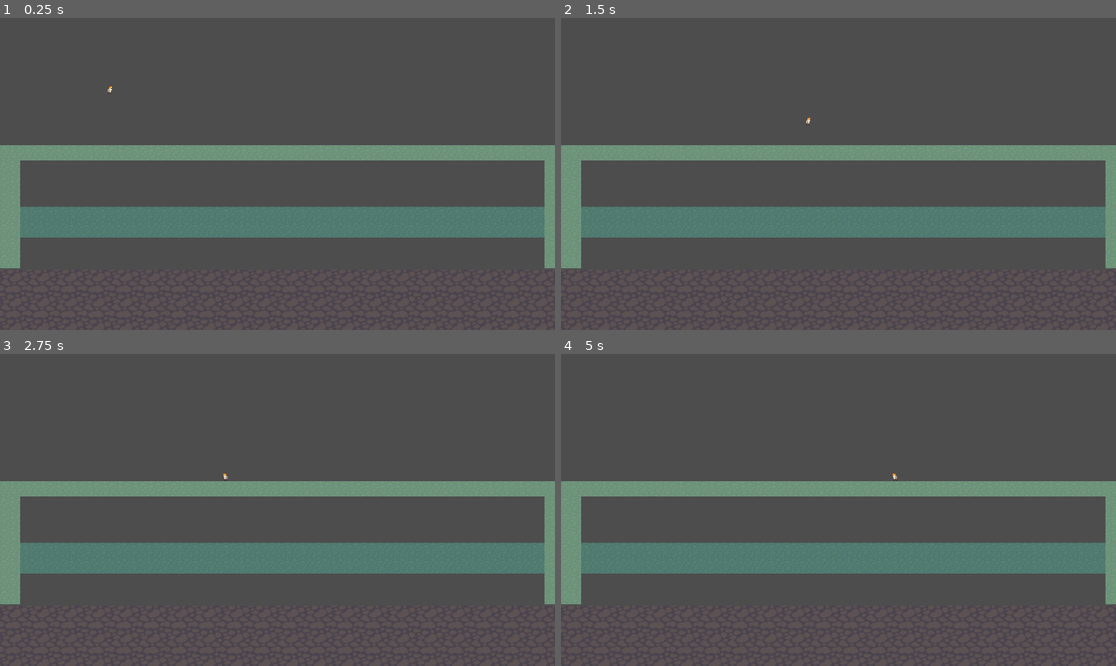
Above: before the commit, frames 1-4 (two rows, left to right).
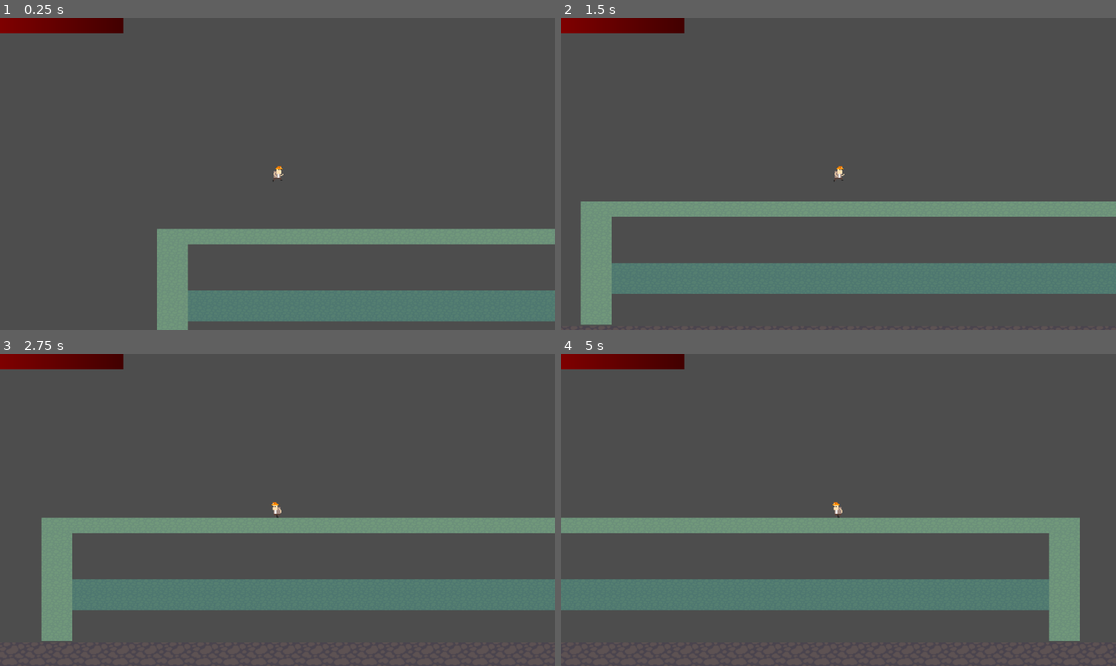
Above: after the commit, the same moments.

Repository: JoeForster/super_orpheus_land
Game: Godot game, scene res://TestWorld.tscn
The game is run twice, just before and just after one commit, with the same random seed, the same clock (stepped at 60 frames per second) and the same inputs.
Inputs:
- Up to frame 1 (0.25 s): no input
- Up to frame 2 (1.5 s): hold Space (dig) 0.53-1.28 s; hold Right (move_right) from 0.53 s (still down); tap W (jump) at 0.77, 0.8, 1.07, 1.35 s
- Up to frame 3 (2.75 s): tap W (jump) at 1.52, 1.82, 2.3 s; tap Space (dig) at 1.55 s; release Right (move_right) at 2.03 s; hold Left (move_left) from 2.03 s (still down); hold Space (dig) from 2.03 s (still down)
- Up to frame 4 (5 s): release Left (move_left) at 2.78 s; release Space (dig) at 2.78 s; hold Right (move_right) 2.78-4.28 s; tap Space (dig) at 2.85, 4.35 s; tap W (jump) at 3.02, 3.32, 3.6, 3.77, 4.07, 4.52, 4.82 s; hold Left (move_left) from 4.28 s (still down)

The runs differ from the first frame. In frame 1, 26% of the frame differs, in the area x 0-100%, y 0-100%; in frame 2, 29%; in frame 3, 31%, in the area x 0-100%, y 0-92%; in frame 4, 31%.

Commit message:
Add follow camera Setup gamepad inputs Setup animations (and added missing jump anim) Added basic health logic and health bar (death is WIP)

Diff:
--- /dev/null
+++ b/FollowCamera.gd
@@ -0,0 +1,12 @@
+extends Camera2D
+
+@export var target : Node
+@export var speed = 1000
+
+# Called when the node enters the scene tree for the first time.
+func _ready():
+	pass # Replace with function body.
+
+
+func _physics_process(_delta):
+	position = target.position
--- a/Player.gd
+++ b/Player.gd
@@ -1,15 +1,19 @@
 extends CharacterBody2D
 
-
+const MAX_HP = 100
+const INITIAL_HP = MAX_HP
 const SPEED = 300.0
 const JUMP_VELOCITY = -400.0
 const DIG_PERIOD = 0.1
 const DIG_OFFSET = Vector2(32, 32)
 
+@export var hitpoints = INITIAL_HP
+@export var hp_bar : TextureProgressBar
+
 # Get the gravity from the project settings to be synced with RigidBody nodes.
 var gravity = ProjectSettings.get_setting("physics/2d/default_gravity")
+var dig_timer = DIG_PERIOD
 
-var dig_timer = DIG_PERIOD
 
 func _update_dig(delta):
 	dig_timer -= delta
@@ -41,12 +45,34 @@
 
 	var direction = Input.get_axis("move_left", "move_right")
 	if direction:
+		#print("left/right input: ", direction)
 		velocity.x = direction * SPEED
 	else:
+		#print("left/right input: 0")
 		velocity.x = move_toward(velocity.x, 0, SPEED)
 
 	move_and_slide()
 
 func _process(delta):
+
+	# Animation logic update
+	if hitpoints <= 0:
+		$AnimatedSprite2D.play("dead")
+	elif is_on_floor():
+		if velocity.x != 0:
+			$AnimatedSprite2D.play("run")
+		else:
+			$AnimatedSprite2D.play("idle")
+	else:
+		if velocity.y > 0:
+			$AnimatedSprite2D.play("jump")
+		else:
+			$AnimatedSprite2D.play("fall")
+
+	# Sprite visual update
 	if velocity.x != 0:
 		$AnimatedSprite2D.set_flip_h(velocity.x < 0)
+
+	# HUD update
+	if hp_bar != null:
+		hp_bar.set_value_no_signal(hitpoints);
--- a/TestWorld.tscn
+++ b/TestWorld.tscn
@@ -1,11 +1,13 @@
-[gd_scene load_steps=41 format=3 uid="uid://b7rqlb0ew5vhy"]
-
+[gd_scene load_steps=47 format=3 uid="uid://b7rqlb0ew5vhy"]
+
+[ext_resource type="Script" path="res://FollowCamera.gd" id="1_e2k8v"]
 [ext_resource type="Texture2D" uid="uid://rv564njtdn0b" path="res://bedrock.png" id="1_pq6fr"]
 [ext_resource type="Script" path="res://Player.gd" id="2_s8vh4"]
 [ext_resource type="Texture2D" uid="uid://dfl31qfmfvbnx" path="res://assets/character/player/dead/dead-a.png" id="3_54pe0"]
 [ext_resource type="Texture2D" uid="uid://ts27j7wpsuog" path="res://assets/character/player/fall.png" id="4_yijyh"]
 [ext_resource type="Texture2D" uid="uid://clply76o1mw8g" path="res://assets/character/player/idle/idle1.png" id="5_rno4n"]
 [ext_resource type="Texture2D" uid="uid://lrwmxny8l7ai" path="res://assets/character/player/idle/idle2.png" id="6_dviap"]
+[ext_resource type="Texture2D" uid="uid://cpfngk0q2ogfq" path="res://assets/character/player/jump.png" id="7_gbulu"]
 [ext_resource type="Texture2D" uid="uid://dlph4bxhkowlh" path="res://assets/character/player/idle/idle3.png" id="7_qdlfk"]
 [ext_resource type="Texture2D" uid="uid://bkbqdbumc81hs" path="res://assets/character/player/lava/lava0.png" id="8_50fhf"]
 [ext_resource type="Texture2D" uid="uid://b4qshvw1cxfj4" path="res://assets/character/player/lava/lava1.png" id="9_bg40m"]
@@ -70,6 +72,14 @@
 }, {
 "frames": [{
 "duration": 1.0,
+"texture": ExtResource("7_gbulu")
+}],
+"loop": true,
+"name": &"jump",
+"speed": 5.0
+}, {
+"frames": [{
+"duration": 1.0,
 "texture": ExtResource("8_50fhf")
 }, {
 "duration": 1.0,
@@ -195,6 +205,23 @@
 
 [sub_resource type="WorldBoundaryShape2D" id="WorldBoundaryShape2D_aenl4"]
 
+[sub_resource type="Gradient" id="Gradient_7b43b"]
+offsets = PackedFloat32Array(0, 0.598698, 1)
+colors = PackedColorArray(0.314316, 0.314316, 0.314316, 1, 0.598698, 0.598698, 0.598698, 1, 0.505344, 0.505344, 0.505344, 1)
+
+[sub_resource type="GradientTexture2D" id="GradientTexture2D_if440"]
+gradient = SubResource("Gradient_7b43b")
+width = 256
+height = 32
+
+[sub_resource type="Gradient" id="Gradient_xgmyh"]
+colors = PackedColorArray(0.498039, 0, 0, 1, 0.26, 0, 0, 1)
+
+[sub_resource type="GradientTexture2D" id="GradientTexture2D_h2ht5"]
+gradient = SubResource("Gradient_xgmyh")
+width = 256
+height = 32
+
 [node name="WorldRoot" type="Node"]
 
 [node name="LandBlock" type="StaticBody2D" parent="."]
@@ -204,15 +231,17 @@
 position = Vector2(2686, 219)
 polygon = PackedVector2Array(-3, -1, -211, 168, -279, 361, -816, 1039, -208, 1170, 397, 1303, 1425, 1296, 1956, 1220, 1936, 868, 1188, 419, 616, 153, 333, 36, 84, -14)
 
-[node name="Player" type="CharacterBody2D" parent="."]
+[node name="Player" type="CharacterBody2D" parent="." node_paths=PackedStringArray("hp_bar")]
 position = Vector2(228, 117)
+scale = Vector2(2, 2)
 script = ExtResource("2_s8vh4")
+hp_bar = NodePath("../HUD/HP")
 metadata/_edit_group_ = true
 
 [node name="AnimatedSprite2D" type="AnimatedSprite2D" parent="Player"]
 texture_filter = 1
 sprite_frames = SubResource("SpriteFrames_vwpxq")
-animation = &"idle"
+animation = &"jump"
 
 [node name="CollisionShape2D" type="CollisionShape2D" parent="Player"]
 position = Vector2(0.5, 0)
@@ -255,3 +284,15 @@
 centered = false
 region_enabled = true
 region_rect = Rect2(0, 0, 1500, 600)
+
+[node name="FollowCamera" type="Camera2D" parent="." node_paths=PackedStringArray("target")]
+script = ExtResource("1_e2k8v")
+target = NodePath("../Player")
+
+[node name="HUD" type="CanvasLayer" parent="."]
+
+[node name="HP" type="TextureProgressBar" parent="HUD"]
+offset_right = 256.0
+offset_bottom = 32.0
+texture_under = SubResource("GradientTexture2D_if440")
+texture_progress = SubResource("GradientTexture2D_h2ht5")
--- a/project.godot
+++ b/project.godot
@@ -22,22 +22,28 @@
 "deadzone": 0.5,
 "events": [Object(InputEventKey,"resource_local_to_scene":false,"resource_name":"","device":-1,"window_id":0,"alt_press …(182 unchanged characters)…
 , Object(InputEventKey,"resource_local_to_scene":false,"resource_name":"","device":-1,"window_id":0,"alt_pressed":false,"shift_pressed":false,"ctrl_pressed":false,"meta_pressed":false,"pressed":false,"keycode":0,"physical_keycode":68,"key_label":0,"unicode":100,"echo":false,"script":null)
+, Object(InputEventJoypadButton,"resource_local_to_scene":false,"resource_name":"","device":-1,"button_index":14,"pressure":0.0,"pressed":true,"script":null)
+, Object(InputEventJoypadMotion,"resource_local_to_scene":false,"resource_name":"","device":-1,"axis":0,"axis_value":1.0,"script":null)
 ]
 }
 move_left={
 "deadzone": 0.5,
 "events": [Object(InputEventKey,"resource_local_to_scene":false,"resource_name":"","device":-1,"window_id":0,"alt_press …(182 unchanged characters)…
 , Object(InputEventKey,"resource_local_to_scene":false,"resource_name":"","device":-1,"window_id":0,"alt_pressed":false,"shift_pressed":false,"ctrl_pressed":false,"meta_pressed":false,"pressed":false,"keycode":0,"physical_keycode":65,"key_label":0,"unicode":97,"echo":false,"script":null)
+, Object(InputEventJoypadButton,"resource_local_to_scene":false,"resource_name":"","device":-1,"button_index":13,"pressure":0.0,"pressed":true,"script":null)
+, Object(InputEventJoypadMotion,"resource_local_to_scene":false,"resource_name":"","device":-1,"axis":0,"axis_value":-1.0,"script":null)
 ]
 }
 jump={
 "deadzone": 0.5,
 "events": [Object(InputEventKey,"resource_local_to_scene":false,"resource_name":"","device":-1,"window_id":0,"alt_pressed":false,"shift_pressed":false,"ctrl_pressed":false,"meta_pressed":false,"pressed":false,"keycode":0,"physical_keycode":87,"key_label":0,"unicode":119,"echo":false,"script":null)
+, Object(InputEventJoypadButton,"resource_local_to_scene":false,"resource_name":"","device":-1,"button_index":0,"pressure":0.0,"pressed":true,"script":null)
 , Object(InputEventKey,"resource_local_to_scene":false,"resource_name":"","device":-1,"window_id":0,"alt_pressed":false,"shift_pressed":false,"ctrl_pressed":false,"meta_pressed":false,"pressed":false,"keycode":0,"physical_keycode":4194320,"key_label":0,"unicode":0,"echo":false,"script":null)
 ]
 }
 dig={
 "deadzone": 0.5,
 "events": [Object(InputEventKey,"resource_local_to_scene":false,"resource_name":"","device":-1,"window_id":0,"alt_pressed":false,"shift_pressed":false,"ctrl_pressed":false,"meta_pressed":false,"pressed":false,"keycode":0,"physical_keycode":32,"key_label":0,"unicode":32,"echo":false,"script":null)
+, Object(InputEventJoypadButton,"resource_local_to_scene":false,"resource_name":"","device":-1,"button_index":2,"pressure":0.0,"pressed":true,"script":null)
 ]
 }
